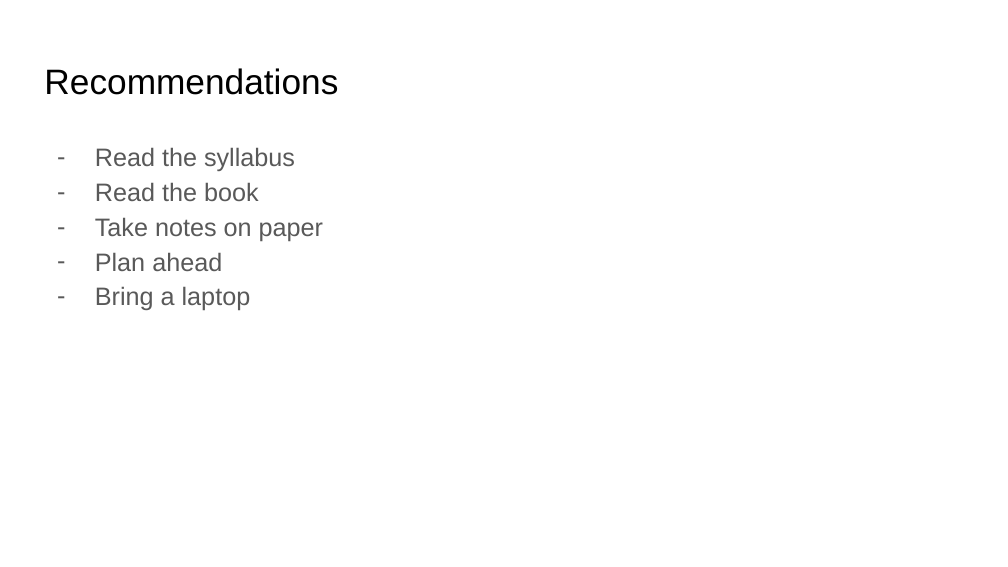
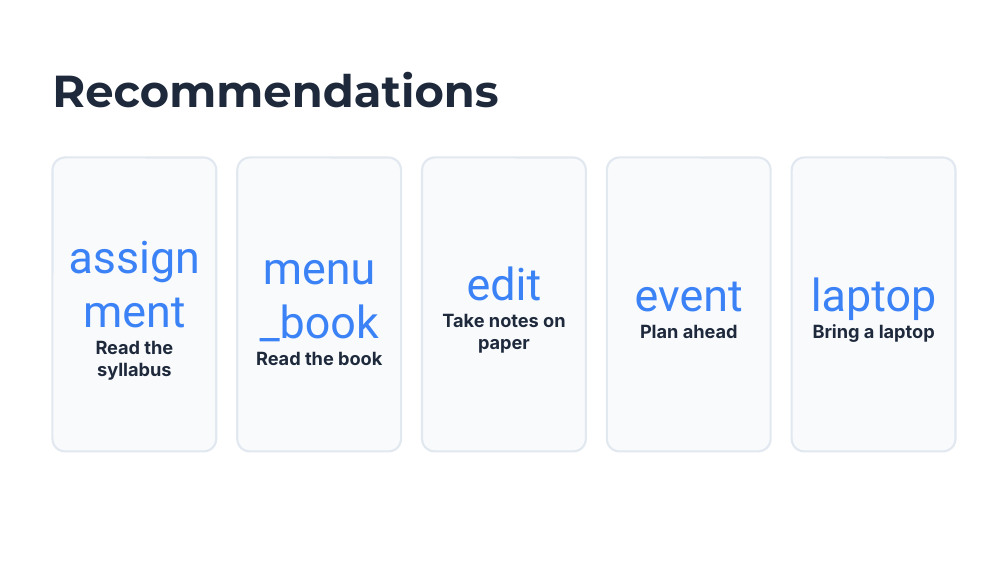
Before and after one commit to bmaitner/biometry_course, a slide deck: slide 7 of lectures/Lecture_01_course_introduction.pptx (slide 6 before the commit). Drawn at 1008x567 pixels with LibreOffice and Linux fonts; fonts in the diff are those of the drawing. Boxes give left, top, right and bottom in pixels: in the first picture for what was removed or moved away, otherwise in the second. Text is boxed around its words. In the diff, an @@ line names an element or a change of style, - is before the commit and + after.

```diff
--- a/lectures/Lecture_01_course_introduction.pptx
+++ b/lectures/Lecture_01_course_introduction.pptx
@@ text "Recommendations": place and size @@
-text "Recommendations" at bbox=[44, 68, 338, 95]
+text "Recommendations" at bbox=[52, 71, 498, 108]
@@ text "Recommendations" at bbox=[52, 71, 498, 108]: size 25.2 to 32 pt, font Arial to Montserrat, text colour #000000 to #1E293B, bold on; vertical alignment top to middle @@
@@ text removed at bbox=[95, 147, 323, 310] @@
-– Read the syllabus
-– Read the book
-– Take notes on paper
-– Plan ahead
-– Bring a laptop
@@ rounded rectangle added at bbox=[52, 157, 216, 452], fill #F8FAFC, outline #E2E8F0 1.5 pt @@
@@ rounded rectangle added at bbox=[237, 157, 400, 452], fill #F8FAFC, outline #E2E8F0 1.5 pt @@
@@ rounded rectangle added at bbox=[422, 157, 586, 452], fill #F8FAFC, outline #E2E8F0 1.5 pt @@
@@ rounded rectangle added at bbox=[607, 157, 770, 452], fill #F8FAFC, outline #E2E8F0 1.5 pt @@
@@ rounded rectangle added at bbox=[791, 157, 955, 452], fill #F8FAFC, outline #E2E8F0 1.5 pt @@
@@ text added at bbox=[256, 260, 382, 365], 13 pt, text #1E293B, bold @@
+menu_book
+Read the book
@@ text added at bbox=[442, 266, 565, 353], 13 pt, text #1E293B, bold @@
+edit
+Take notes on paper
@@ text added at bbox=[635, 281, 743, 338], 13 pt, text #1E293B, bold @@
+event
+Plan ahead
@@ text added at bbox=[811, 277, 936, 342], 13 pt, text #1E293B, bold @@
+laptop
+Bring a laptop
@@ text added at bbox=[96, 340, 173, 380], 13 pt, text #1E293B, bold @@
+assignment
+Read the syllabus
```
Also in this commit, not shown: 18 other slides changed, 5 slides added, 4 slides removed, 1 other file.
